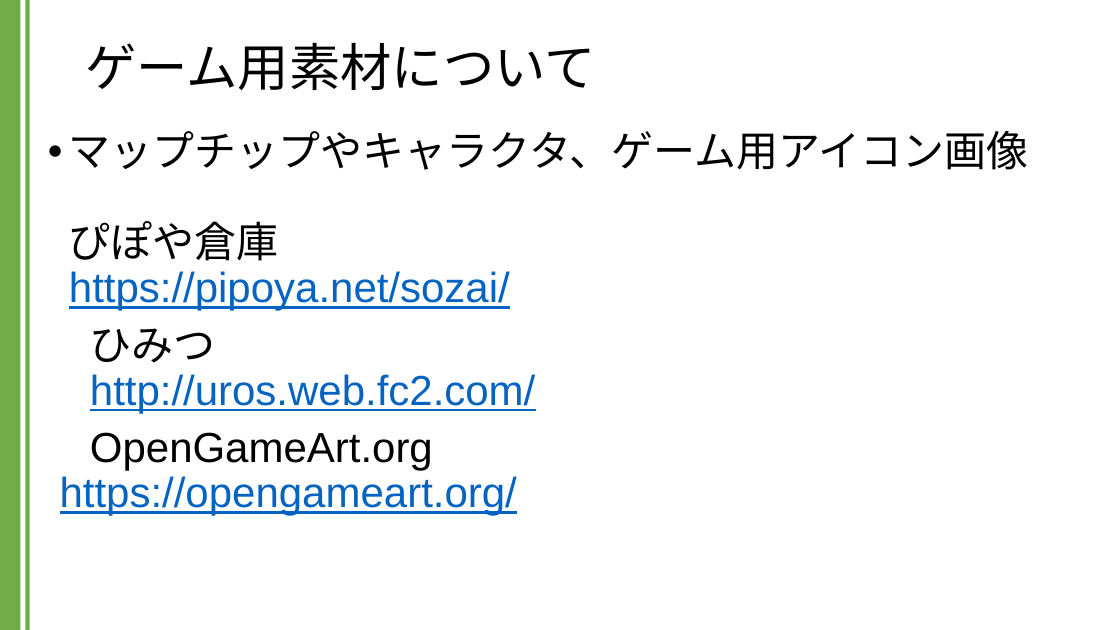
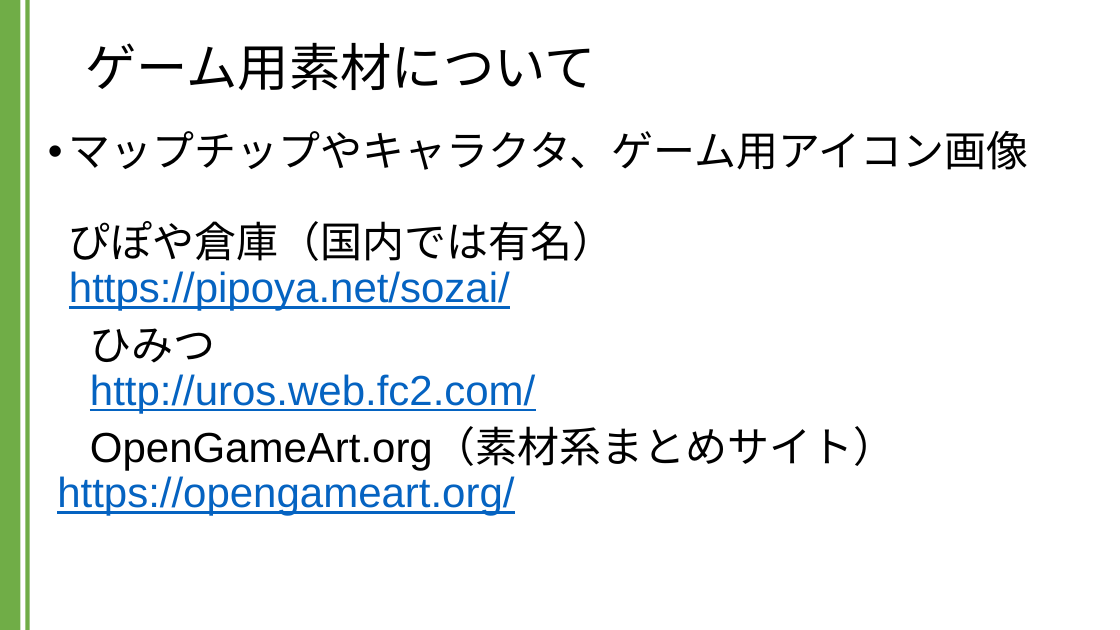
Before and after one commit to kic-murata/cpp2024, a slide deck: slide 11 of 授業資料/ゲーム制作に関して.pptx (slide 10 before the commit). Drawn at 1120x630 pixels with LibreOffice and Linux fonts; fonts in the diff are those of the drawing. Boxes give left, top, right and bottom in pixels: in the first picture for what was removed or moved away, otherwise in the second. Text is boxed around its words. In the diff, an @@ line names an element or a change of style, - is before the commit and + after.

```diff
--- a/授業資料/ゲーム制作に関して.pptx
+++ b/授業資料/ゲーム制作に関して.pptx
@@ text at <box>69,131,1029,311</box>: text changed @@
-• マップチップやキャラクタ、ゲーム用アイコン画像
-  ぴぽや倉庫
-  https://pipoya.net/sozai/
+• マップチップやキャラクタ、ゲーム用アイコン画像
+  ぴぽや倉庫（国内では有名）
+  https://pipoya.net/sozai/
@@ text at <box>57,428,895,516</box>: text changed; text colour #0563C1 to #000000 @@
-OpenGameArt.org
-https://opengameart.org/
+OpenGameArt.org（素材系まとめサイト）
+https://opengameart.org/
```
Also in this commit, not shown: 3 other slides changed, 1 slide added, 1 other file.
